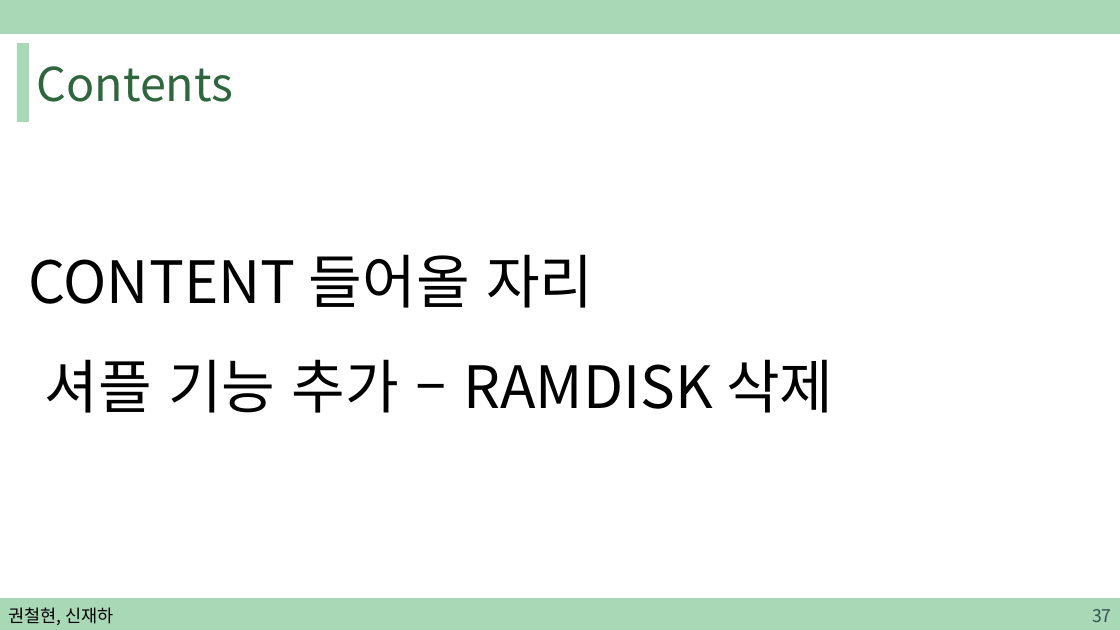
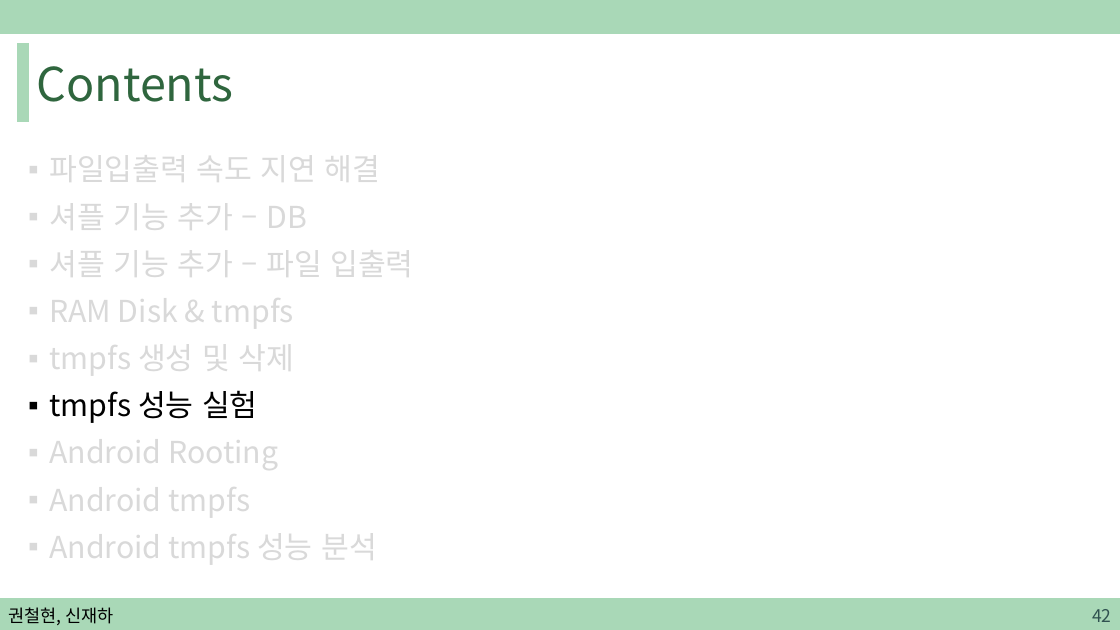
Before and after one commit to sjh4287/capston, a slide deck: slide 42 of 2022.02.18/권철현,신재하.pptx (slide 37 before the commit). Drawn at 1120x630 pixels with LibreOffice and Linux fonts; fonts in the diff are those of the drawing. Boxes give left, top, right and bottom in pixels: in the first picture for what was removed or moved away, otherwise in the second. Text is boxed around its words. In the diff, an @@ line names an element or a change of style, - is before the commit and + after.

```diff
--- a/2022.02.18/권철현,신재하.pptx
+++ b/2022.02.18/권철현,신재하.pptx
@@ text at <box>49,146,413,567</box>: text changed; size 50 to 25.9 pt; text colour #000000 to #D9D9D9 @@
-CONTENT 들어올 자리
-셔플 기능 추가 – RAMDISK 삭제
+▪ 파일입출력 속도 지연 해결
+▪ 셔플 기능 추가 – DB
+▪ 셔플 기능 추가 – 파일 입출력
+▪ RAM Disk & tmpfs
+▪ tmpfs 생성 및 삭제
+▪ tmpfs 성능 실험
+▪ Android Rooting
+▪ Android tmpfs
+▪ Android tmpfs 성능 분석
@@ page number at <box>1092,609,1111,622</box>: text changed @@
-37
+42
```
Also in this commit, not shown: 10 other slides changed, 5 slides added.
